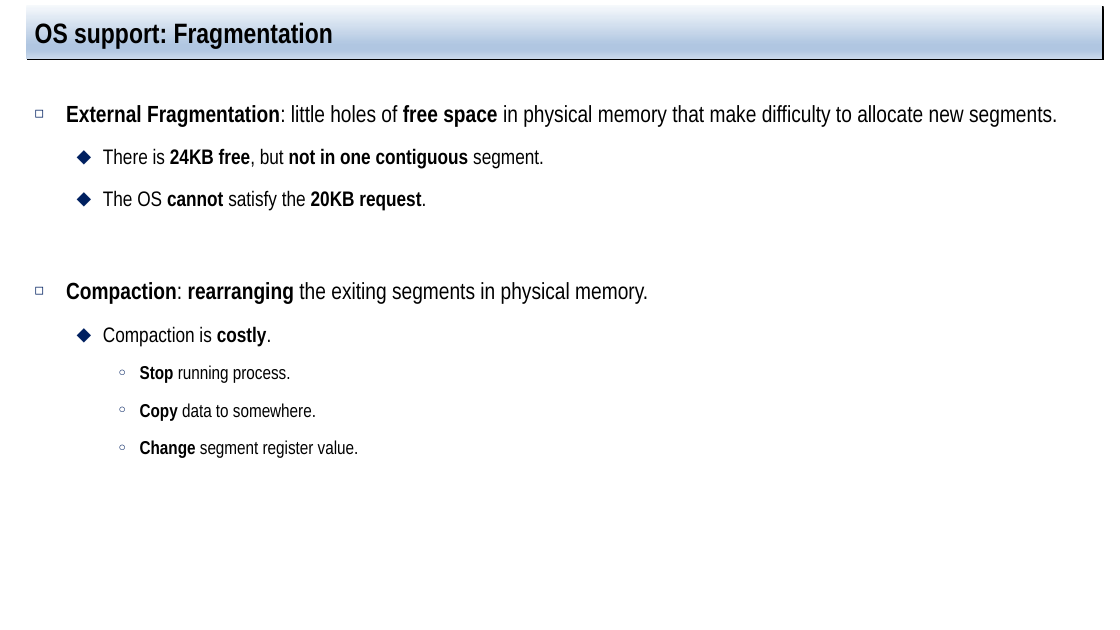
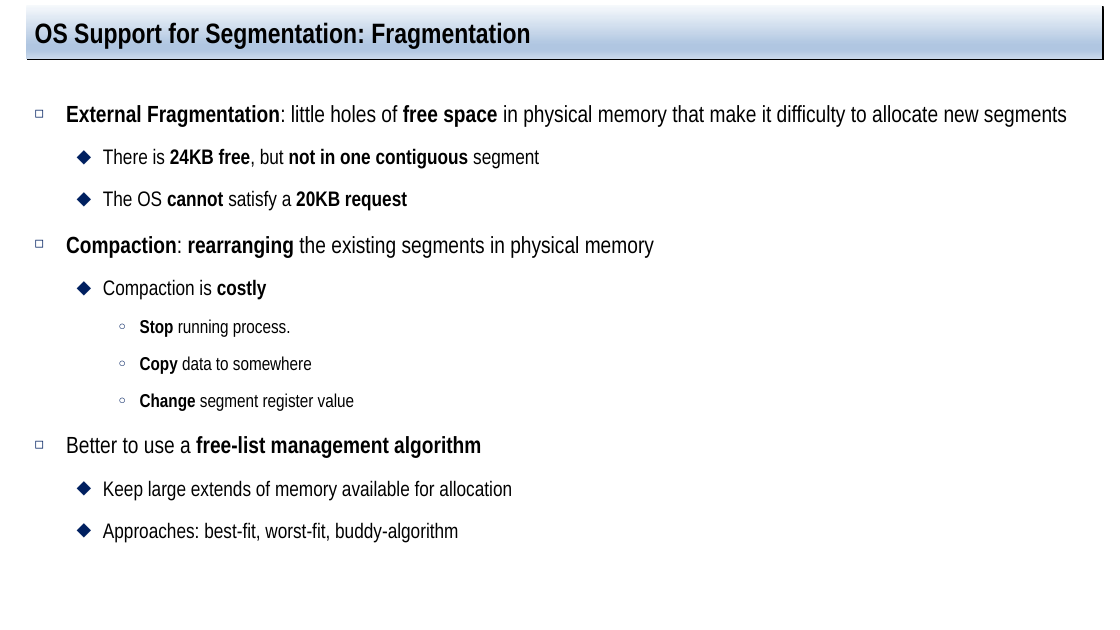
Before and after one commit to jachermocilla/extra-course-materials, a slide deck: slide 18 of cmsc125/ostep/slides/01.Virtualization/16.Segmentation.pptx (slide 16 before the commit). Drawn at 1120x630 pixels with LibreOffice and Linux fonts; fonts in the diff are those of the drawing. Boxes give left, top, right and bottom in pixels: in the first picture for what was removed or moved away, otherwise in the second. Text is boxed around its words. In the diff, an @@ line names an element or a change of style, - is before the commit and + after.

```diff
--- a/cmsc125/ostep/slides/01.Virtualization/16.Segmentation.pptx
+++ b/cmsc125/ostep/slides/01.Virtualization/16.Segmentation.pptx
@@ title at (35,20,530,48): text changed @@
-OS support: Fragmentation
+OS Support for Segmentation: Fragmentation
@@ text at (66,105,1067,300): text changed @@
-◻ External Fragmentation: little holes of free space in physical memory that make difficulty to allocate new segments.
-  ⬥ There is 24KB free, but not in one contiguous segment.
-  ⬥ The OS cannot satisfy the 20KB request.
-◻ Compaction: rearranging the exiting segments in physical memory.
-  ⬥ Compaction is costly.
+◻ External Fragmentation: little holes of free space in physical memory that make it difficulty to allocate new segments
+  ⬥ There is 24KB free, but not in one contiguous segment
+  ⬥ The OS cannot satisfy a 20KB request
+◻ Compaction: rearranging the existing segments in physical memory
+  ⬥ Compaction is costly
@@ text at (66,356,512,543): text changed; size 16 to 18 pt @@
-    ○ Copy data to somewhere.
-    ○ Change segment register value.
+    ○ Copy data to somewhere
+    ○ Change segment register value
+◻ Better to use a free-list management algorithm
+  ⬥ Keep large extends of memory available for allocation
+  ⬥ Approaches: best-fit, worst-fit, buddy-algorithm
```
Also in this commit, not shown: 11 other slides changed, 2 slides added, 1 other file.
